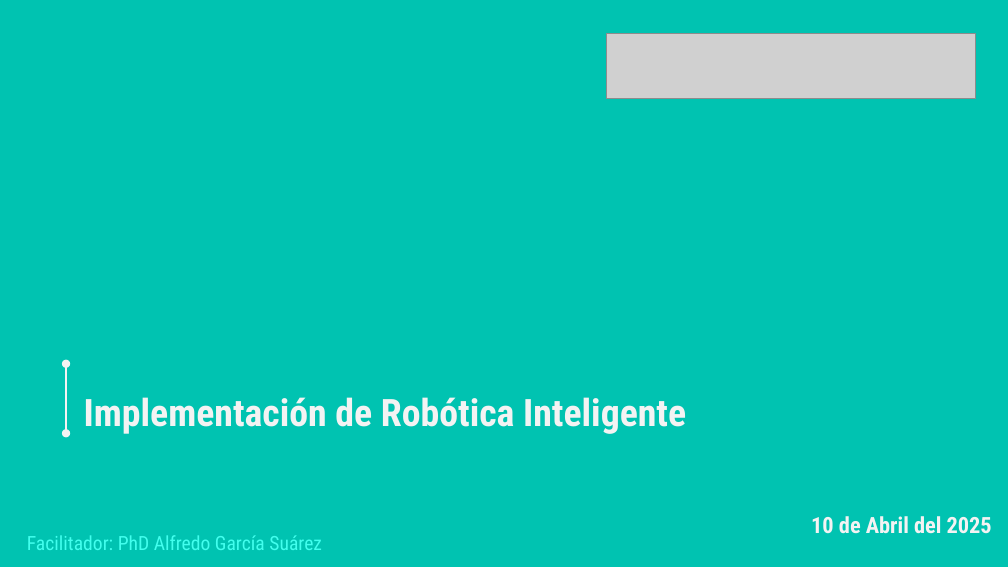
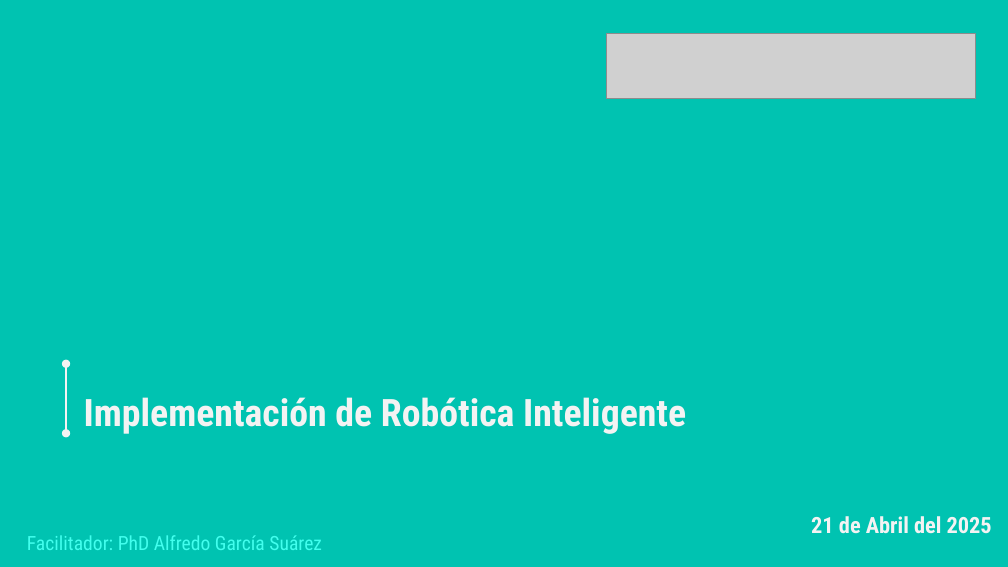
Before and after one commit to freddy-7/Implementacion-de-robotica-inteligente-2025, a slide deck: slide 1 of Implementación de Robótica Inteligente (sesion 8).pptx. Drawn at 1008x567 pixels with LibreOffice and Linux fonts; fonts in the diff are those of the drawing; grey boxes stand for pictures; background and template pictures are left out. Boxes give left, top, right and bottom in pixels: in the first picture for what was removed or moved away, otherwise in the second. Text is boxed around its words. In the diff, an @@ line names an element or a change of style, - is before the commit and + after.

```diff
--- a/Implementación de Robótica Inteligente (sesion 8).pptx
+++ b/Implementación de Robótica Inteligente (sesion 8).pptx
@@ text at [811,516,992,534]: text changed @@
-10 de Abril del 2025
+21 de Abril del 2025
```
Also in this commit, not shown: 5 other slides changed, 5 slides added.
